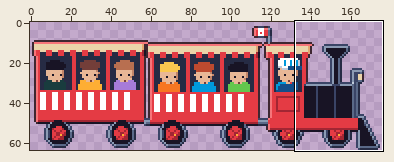
File history of a pixel-art file, art/vehicles/tourist-train.aseprite. The picture above shows the old version from afar; the outline marks the close-up.
Close-up. First the earlier version:
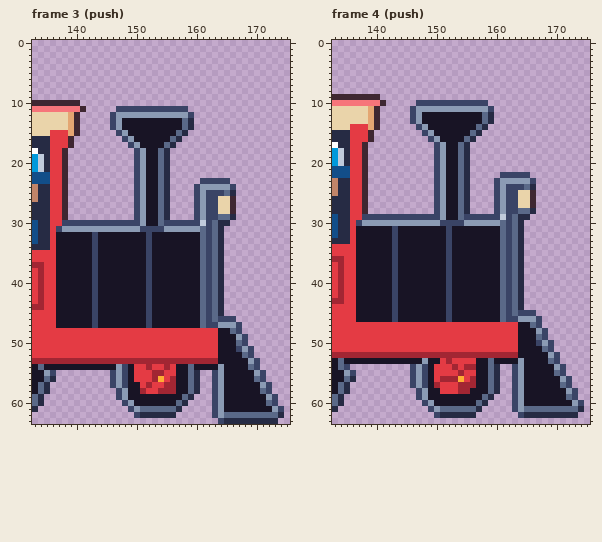
176x64 pixels, 11 frames. Shown: frame 3 (push): x 133..175, y 0..63; frame 4 (push): x 133..175, y 0..63. The commit also changed other frames or places, which this record leaves out.
New version:
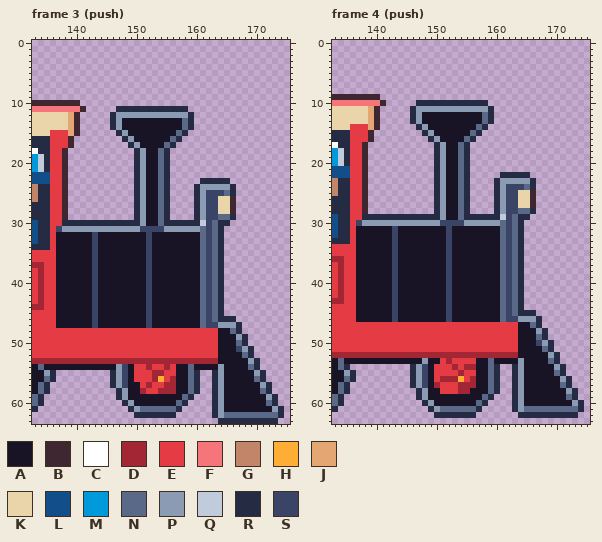
Palette (. is transparent): A #181425  B #3e2731  C #ffffff  D #a22633  E #e43b44  F #f6757a  G #c28569  H #feae34  J #e4a672  K #ead4aa  L #124e89  M #0099db  N #5a6988  P #8b9bb4  Q #c0cbdc  R #262b44  S #3a4466
Change:
--- frame 3 (push)
@@ x 133..175 @@
 10 BBBBBBBB...................................
-11 FFFFFFFFB.....SSSSSSSSSSSS.................
-12 KKKKKKJB.....SPPPPPPPPPPPPS................
-13 KKKKKKJB.....SPAAAAAAAAAANR................
-14 KKKKKKJB.....SPAAAAAAAAAANR................
-15 KKKEEEJB......SPAAAAAAAANR.................
-16 RRREEEB........SPAAAAAANR..................
-17 RRREEEB.........SPAAAANR...................
-18 CRREEB...........SPAANR....................
-19 MQREEB...........SPAANR....................
-20 MQREEB...........SPAANR....................
-21 MQREEB...........SPAANR....................
-22 LLLEEB...........SPAANR....................
-23 LLLEEB...........SPAANR.....SSSSS..........
-24 GRREEB...........SPAANR....SPPPPPS.........
-25 GRREEB...........SPAANR....SPSSSNR.........
-26 GRREEB...........SPAANR....SPSSKKB.........
-27 RRREEB...........SPAANR....SPSSKKB.........
-28 RRREEB...........SPAANR....SPSSKKB.........
-29 RRREEB...........SPAANR....SPSSNNR.........
-30 LRREESSSSSSSSSSSSSPAANSSSSSSQSNRR..........
+11 FFFFFFFFB.....RRRRRRRRRRRR.................
+12 KKKKKKJB.....RPPPPPPPPPPPPR................
+13 KKKKKKJB.....RPAAAAAAAAAANR................
+14 KKKKKKJB.....RPAAAAAAAAAANR................
+15 KKKEEEJB......RPAAAAAAAANR.................
+16 RRREEEB........RPAAAAAANR..................
+17 RRREEEB.........RPAAAANR...................
+18 CRREEB...........RPAANR....................
+19 MQREEB...........RPAANR....................
+20 MQREEB...........RPAANR....................
+21 MQREEB...........RPAANR....................
+22 LLLEEB...........RPAANR....................
+23 LLLEEB...........RPAANR.....RRRRR..........
+24 GRREEB...........RPAANR....RPPPPPR.........
+25 GRREEB...........RPAANR....RPSSSNR.........
+26 GRREEB...........RPAANR....RPSSKKB.........
+27 RRREEB...........RPAANR....RPSSKKB.........
+28 RRREEB...........RPAANR....RPSSKKB.........
+29 RRREEB...........RPAANR....RPSSNNR.........
+30 LRREERRRRRRRRRRRRRPAANRRRRRRQSNRR..........
 31 LRRESPPPPPPPPPPPPPSSSSPPPPPPNSNR...........
@@ x 133..175 @@
 45 EEEEAAAAAASAAAAAAAASAAAAAAAANSNR...........
-46 EEEEAAAAAASAAAAAAAASAAAAAAAANSNSSS.........
-47 EEEEAAAAAASAAAAAAAASAAAAAAAANSSPPPS........
-48 EEEEEEEEEEEEEEEEEEEEEEEEEEEEEEEAANS........
-49 EEEEEEEEEEEEEEEEEEEEEEEEEEEEEEEAAAPS.......
-50 EEEEEEEEEEEEEEEEEEEEEEEEEEEEEEEAAANS.......
-51 EEEEEEEEEEEEEEEEEEEEEEEEEEEEEEEAAASPS......
-52 EEEEEEEEEEEEEEEEEEEEEEEEEEEEEEEAAAANS......
-53 DDDDDDDDDDDDDDDDDDDDDDDDDDDDDDDAAAAAPS.....
-54 ANAAAAAAAAAAAAPSAEEDEEDEAANAAAAPAAAANS.....
-55 AAPS.........SPSAEEEDDEEAANR..SPAAAAAPS....
-56 AANR.........SPSAEEEDHEDAANR..SPAAAAANS....
-57 ANR..........SPSAAEDEEDDAANR..SPAAAAAAPS...
-58 ANR...........SPAADEEDDDAANR..SPAAAAAANS...
-59 NR............SPAAAAAAAAANR...SPAAAAAAAPS..
-60 NR.............SPAAAAAAANR....SPAAAAAAANS..
-61 R...............SPNNNNNNR.....SPAAAAAAAAPS.
-62 .................SRRRRRR......SPNNNNNNNNNR.
-63 ...............................SRRRRRRRRR..
+46 EEEEAAAAAASAAAAAAAASAAAAAAAANSNRRR.........
+47 EEEEAAAAAASAAAAAAAASAAAAAAAANSSPPPR........
+48 EEEEEEEEEEEEEEEEEEEEEEEEEEEEEEEAANR........
+49 EEEEEEEEEEEEEEEEEEEEEEEEEEEEEEEAAAPR.......
+50 EEEEEEEEEEEEEEEEEEEEEEEEEEEEEEEAAANR.......
+51 EEEEEEEEEEEEEEEEEEEEEEEEEEEEEEEAAASPR......
+52 EEEEEEEEEEEEEEEEEEEEEEEEEEEEEEEAAAANR......
+53 DDDDDDDDDDDDDDDDDDDDDDDDDDDDDDDAAAAAPR.....
+54 ANAAAAAAAAAAAAPSAEEDEEDEAANAAAAPAAAANR.....
+55 AAPR.........RPSAEEEDDEEAANR..RPAAAAAPR....
+56 AANR.........RPSAEEEDHEDAANR..RPAAAAANR....
+57 ANR..........RPSAAEDEEDDAANR..RPAAAAAAPR...
+58 ANR...........RPAADEEDDDAANR..RPAAAAAANR...
+59 NR............RPAAAAAAAAANR...RPAAAAAAAPR..
+60 NR.............RPAAAAAAANR....RPAAAAAAANR..
+61 R...............RPNNNNNNR.....RPAAAAAAAAPR.
+62 .................RRRRRRR......RPNNNNNNNNNR.
+63 ...............................RRRRRRRRRR..
--- frame 4 (push)
@@ x 133..175 @@
  9 BBBBBBBB...................................
-10 FFFFFFFFB.....SSSSSSSSSSSS.................
-11 KKKKKKJB.....SPPPPPPPPPPPPS................
-12 KKKKKKJB.....SPAAAAAAAAAANR................
-13 KKKKKKJB.....SPAAAAAAAAAANR................
-14 KKKEEEJB......SPAAAAAAAANR.................
-15 RRREEEB........SPAAAAAANR..................
-16 RRREEEB.........SPAAAANR...................
-17 CRREEB...........SPAANR....................
-18 MQREEB...........SPAANR....................
-19 MQREEB...........SPAANR....................
-20 MQREEB...........SPAANR....................
-21 LLLEEB...........SPAANR....................
-22 LLLEEB...........SPAANR.....SSSSS..........
-23 GRREEB...........SPAANR....SPPPPPS.........
-24 GRREEB...........SPAANR....SPSSSNR.........
-25 GRREEB...........SPAANR....SPSSKKB.........
-26 RRREEB...........SPAANR....SPSSKKB.........
-27 RRREEB...........SPAANR....SPSSKKB.........
-28 RRREEB...........SPAANR....SPSSNNR.........
-29 LRREESSSSSSSSSSSSSPAANSSSSSSQSNRR..........
+10 FFFFFFFFB.....RRRRRRRRRRRR.................
+11 KKKKKKJB.....RPPPPPPPPPPPPR................
+12 KKKKKKJB.....RPAAAAAAAAAANR................
+13 KKKKKKJB.....RPAAAAAAAAAANR................
+14 KKKEEEJB......RPAAAAAAAANR.................
+15 RRREEEB........RPAAAAAANR..................
+16 RRREEEB.........RPAAAANR...................
+17 CRREEB...........RPAANR....................
+18 MQREEB...........RPAANR....................
+19 MQREEB...........RPAANR....................
+20 MQREEB...........RPAANR....................
+21 LLLEEB...........RPAANR....................
+22 LLLEEB...........RPAANR.....RRRRR..........
+23 GRREEB...........RPAANR....RPPPPPR.........
+24 GRREEB...........RPAANR....RPSSSNR.........
+25 GRREEB...........RPAANR....RPSSKKB.........
+26 RRREEB...........RPAANR....RPSSKKB.........
+27 RRREEB...........RPAANR....RPSSKKB.........
+28 RRREEB...........RPAANR....RPSSNNR.........
+29 LRREERRRRRRRRRRRRRPAANRRRRRRQSNRR..........
 30 LRRESPPPPPPPPPPPPPSSSSPPPPPPNSNR...........
@@ x 133..175 @@
 44 EEEEAAAAAASAAAAAAAASAAAAAAAANSNR...........
-45 EEEEAAAAAASAAAAAAAASAAAAAAAANSNSSS.........
-46 EEEEAAAAAASAAAAAAAASAAAAAAAANSSPPPS........
-47 EEEEEEEEEEEEEEEEEEEEEEEEEEEEEEEAANS........
-48 EEEEEEEEEEEEEEEEEEEEEEEEEEEEEEEAAAPS.......
-49 EEEEEEEEEEEEEEEEEEEEEEEEEEEEEEEAAANS.......
-50 EEEEEEEEEEEEEEEEEEEEEEEEEEEEEEEAAASPS......
-51 EEEEEEEEEEEEEEEEEEEEEEEEEEEEEEEAAAANS......
-52 DDDDDDDDDDDDDDDDDDDDDDDDDDDDDDDAAAAAPS.....
-53 ANAAAAAAAAAAAAAPAAEDEEEEAANAAAAPAAAANS.....
-54 ANS..........SPSAEEEDEDDAANR..SPAAAAAPS....
-55 AAPS.........SPSAEEEEDEEAANR..SPAAAAANS....
-56 AANR.........SPSAEDDDHEDAANR..SPAAAAAAPS...
-57 ANR..........SPSADEEEDDDAANR..SPAAAAAANS...
-58 ANR...........SPAAEEEDDAAANR..SPAAAAAAAPS..
-59 NR............SPAAAAAAAAANR...SPAAAAAAANS..
-60 NR.............SPAAAAAAANR....SPAAAAAAAAPS.
-61 R...............SPNNNNNNR.....SPNNNNNNNNNR.
-62 .................SRRRRRR.......SRRRRRRRRR..
+45 EEEEAAAAAASAAAAAAAASAAAAAAAANSNRRR.........
+46 EEEEAAAAAASAAAAAAAASAAAAAAAANSSPPPR........
+47 EEEEEEEEEEEEEEEEEEEEEEEEEEEEEEEAANR........
+48 EEEEEEEEEEEEEEEEEEEEEEEEEEEEEEEAAAPR.......
+49 EEEEEEEEEEEEEEEEEEEEEEEEEEEEEEEAAANR.......
+50 EEEEEEEEEEEEEEEEEEEEEEEEEEEEEEEAAASPR......
+51 EEEEEEEEEEEEEEEEEEEEEEEEEEEEEEEAAAANR......
+52 DDDDDDDDDDDDDDDDDDDDDDDDDDDDDDDAAAAAPR.....
+53 ANAAAAAAAAAAAAAPAAEDEEEEAANAAAAPAAAANR.....
+54 ANR..........RPSAEEEDEDDAANR..RPAAAAAPR....
+55 AAPR.........RPSAEEEEDEEAANR..RPAAAAANR....
+56 AANR.........RPSAEDDDHEDAANR..RPAAAAAAPR...
+57 ANR..........RPSADEEEDDDAANR..RPAAAAAANR...
+58 ANR...........RPAAEEEDDAAANR..RPAAAAAAAPR..
+59 NR............RPAAAAAAAAANR...RPAAAAAAANR..
+60 NR.............RPAAAAAAANR....RPAAAAAAAAPR.
+61 R...............RPNNNNNNR.....RPNNNNNNNNNR.
+62 .................RRRRRRR.......RRRRRRRRRR..
 63 ...........................................
